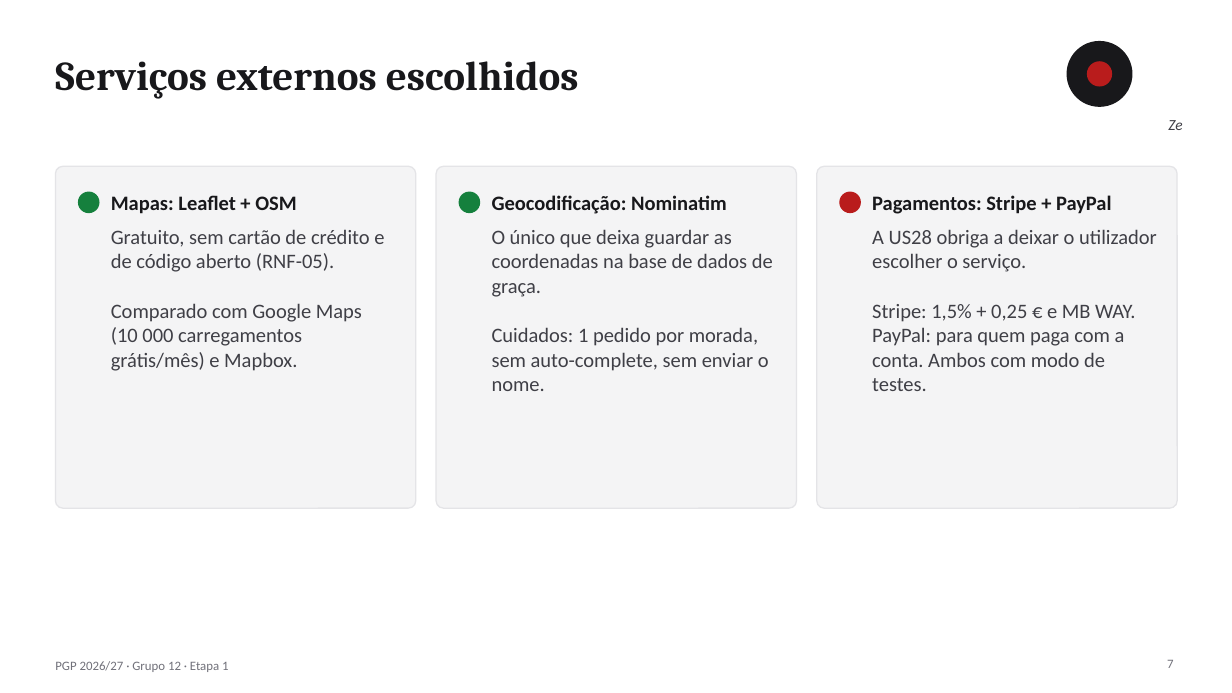
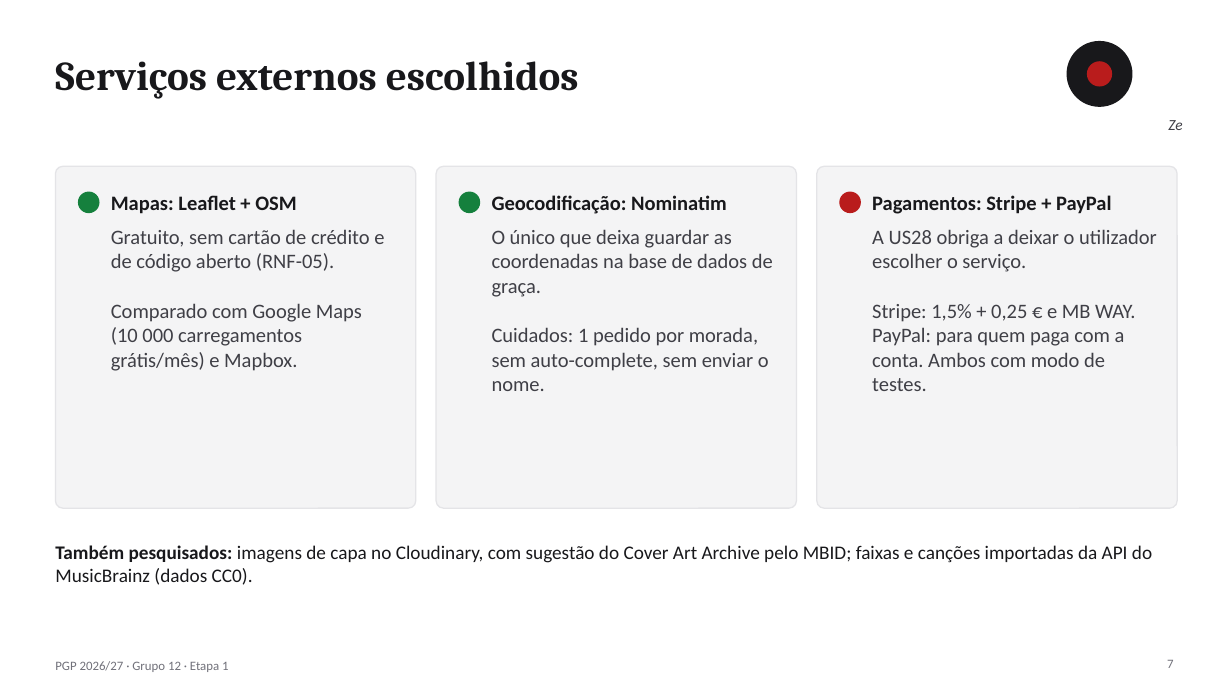
Before and after one commit to malat0o/PGP, a slide deck: slide 7 of etapa1/relatorio/PGP-2627-G12-E1-apresentacao.pptx. Drawn at 1232x693 pixels with LibreOffice and Linux fonts; fonts in the diff are those of the drawing. Boxes give left, top, right and bottom in pixels: in the first picture for what was removed or moved away, otherwise in the second. Text is boxed around its words. In the diff, an @@ line names an element or a change of style, - is before the commit and + after.

Commit message:
Bloco 7: relatório, apresentação e ZIP regenerados
- relatorio.md -> DOCX e PDF (43 páginas, índice atualizado)
- Apresentação: contagens novas, fluxo de pagamento revisto, novos serviços
- ZIP PGP-2627-G12-E1.ZIP com a mesma estrutura de pastas
- Ferramentas de geração guardadas em etapa1/ferramentas/

```diff
--- a/etapa1/relatorio/PGP-2627-G12-E1-apresentacao.pptx
+++ b/etapa1/relatorio/PGP-2627-G12-E1-apresentacao.pptx
@@ text added at [55,545,1152,585], 15 pt, text #18181B @@
+Também pesquisados: imagens de capa no Cloudinary, com sugestão do Cover Art Archive pelo MBID; faixas e canções importadas da API do MusicBrainz (dados CC0).
```
Also in this commit, not shown: 7 other slides changed, 12 other files.
